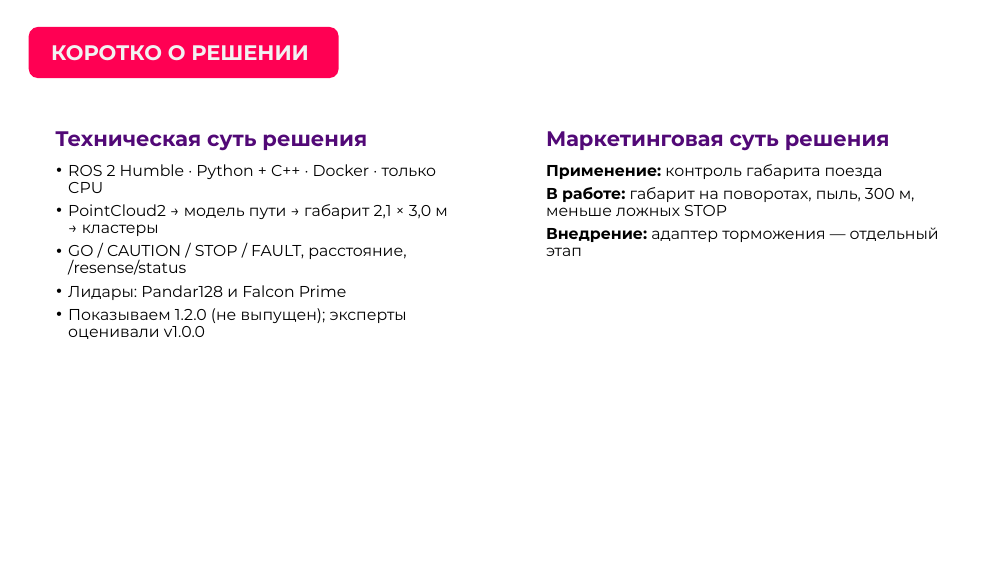
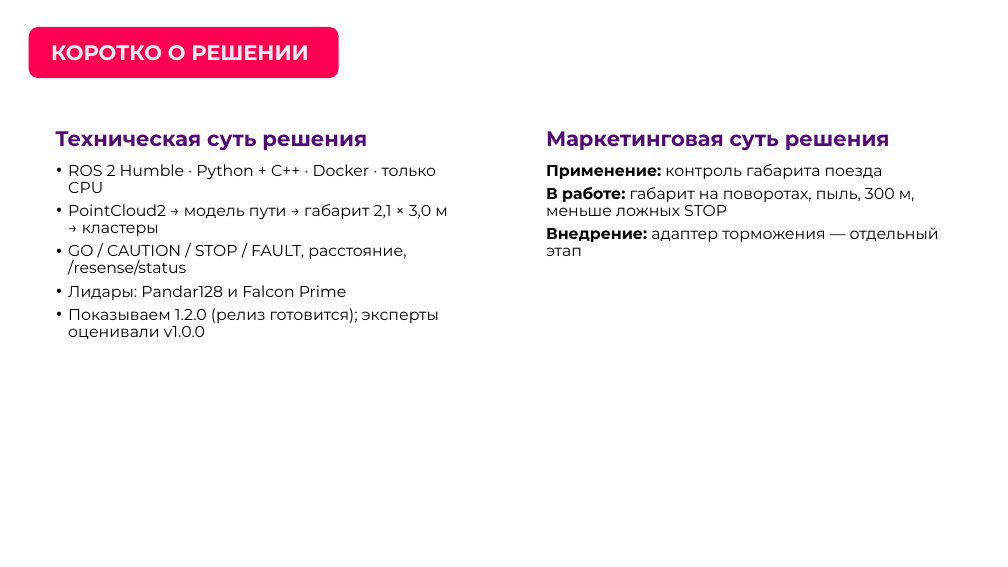
Before and after one commit to pmixay/ReSense, a slide deck: slide 5 of docs/presentation/ReSense_LCT2026.pptx. Drawn at 1008x567 pixels with LibreOffice and Linux fonts; fonts in the diff are those of the drawing; background and template pictures are left out. Boxes give left, top, right and bottom in pixels: in the first picture for what was removed or moved away, otherwise in the second. Text is boxed around its words. In the diff, an @@ line names an element or a change of style, - is before the commit and + after.

```diff
--- a/docs/presentation/ReSense_LCT2026.pptx
+++ b/docs/presentation/ReSense_LCT2026.pptx
@@ text at <box>68,308,439,339</box>: text changed @@
-• Показываем 1.2.0 (не выпущен); эксперты оценивали v1.0.0
+• Показываем 1.2.0 (релиз готовится); эксперты оценивали v1.0.0
```
Also in this commit, not shown: 9 other slides changed, 8 other files.
